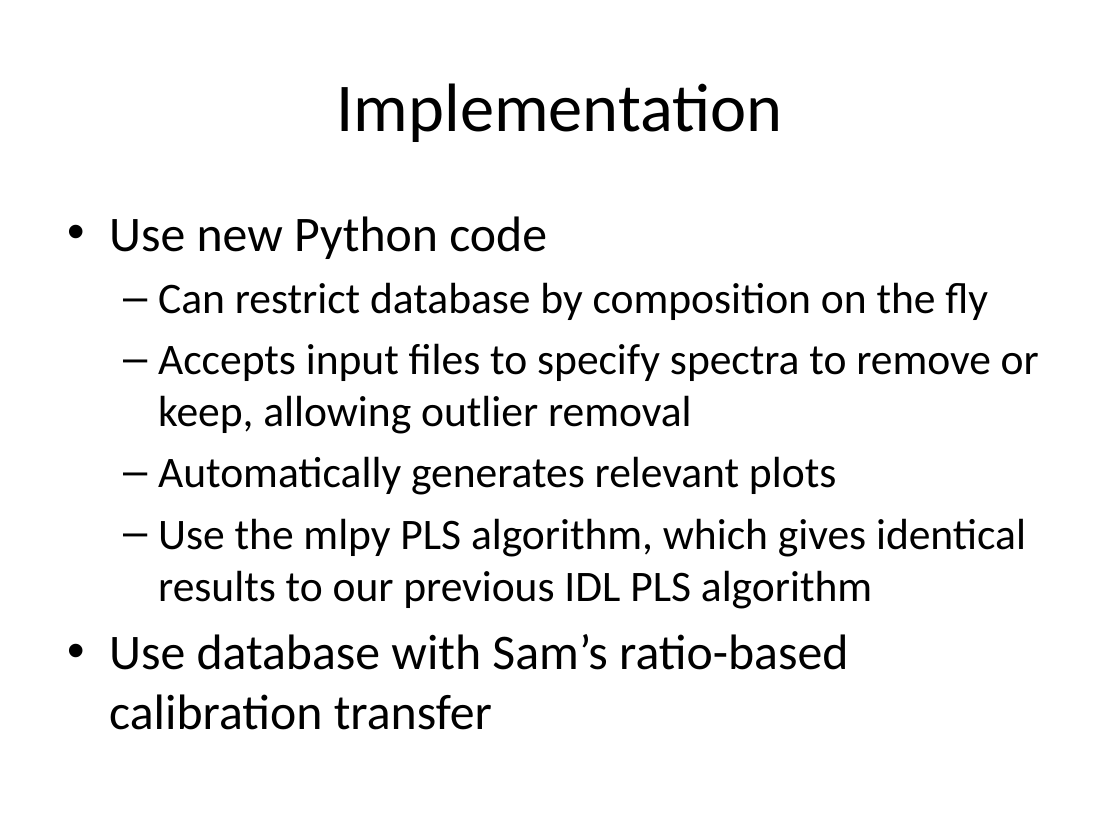
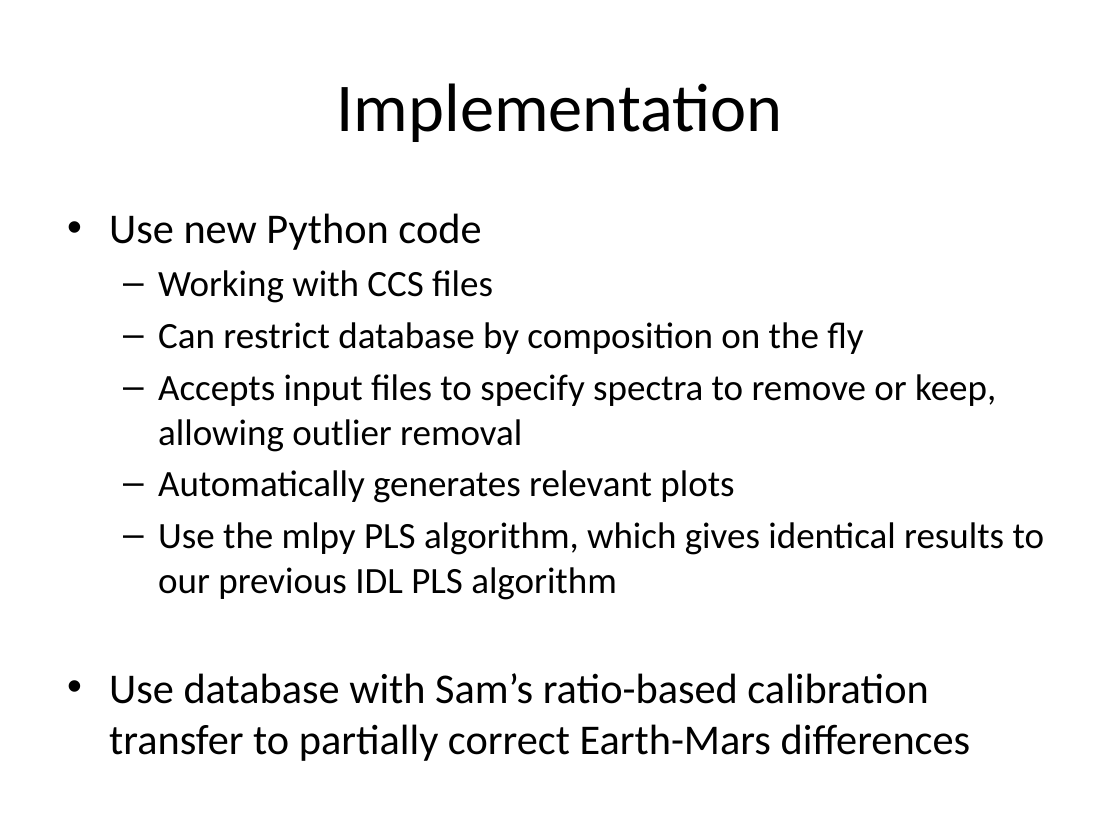
Before and after one commit to freesiemens/Working, a slide deck: slide 3 of ChemCam PLS1 Sub-Model Calibration.pptx. Drawn at 1120x840 pixels with LibreOffice and Linux fonts; fonts in the diff are those of the drawing. Boxes give left, top, right and bottom in pixels: in the first picture for what was removed or moved away, otherwise in the second. Text is boxed around its words. In the diff, an @@ line names an element or a change of style, - is before the commit and + after.

```diff
--- a/ChemCam PLS1 Sub-Model Calibration.pptx
+++ b/ChemCam PLS1 Sub-Model Calibration.pptx
@@ text at [109, 213, 1045, 600]: size 32 to 27.2 pt in "Use new Python code"; size 28 to 23.8 pt in "Can restrict database by composition on the ...", "Accepts input files to specify spectra to ...", "Automatically generates relevant plots", "Use the mlpy PLS algorithm, which gives ..." @@
@@ text at [158, 270, 493, 303]: paragraph added @@
+  – Working with CCS files
@@ text at [109, 673, 971, 761]: text changed; size 32 to 27.2 pt @@
-• Use database with Sam’s ratio-based calibration transfer
+• Use database with Sam’s ratio-based calibration transfer to partially correct Earth-Mars differences
```
Also in this commit, not shown: 3 other slides changed, 4 slides added, 7 other files.
